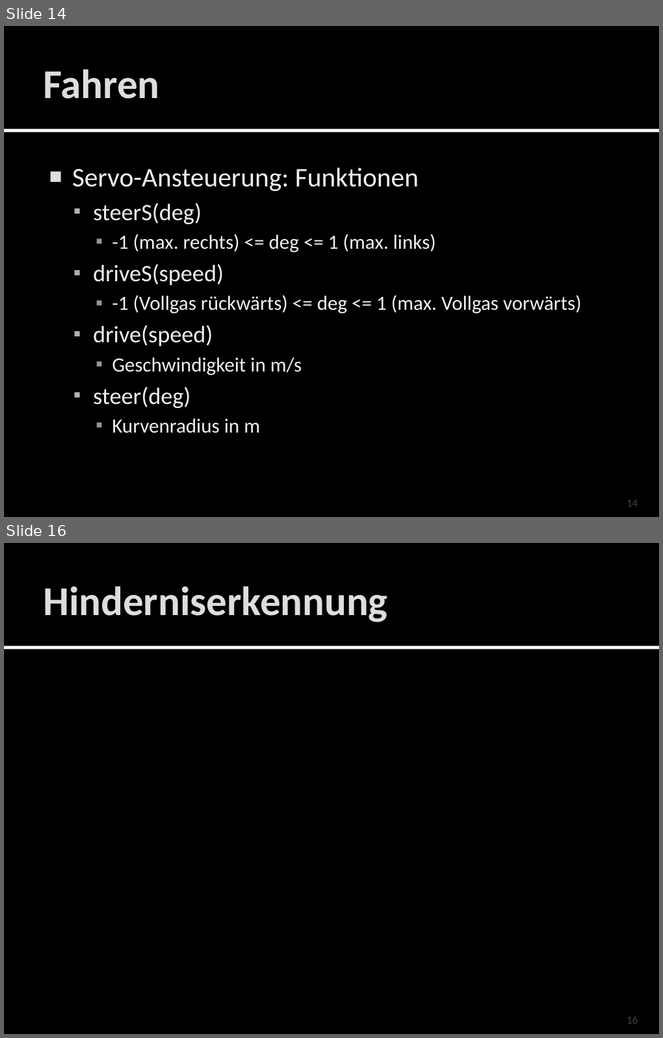
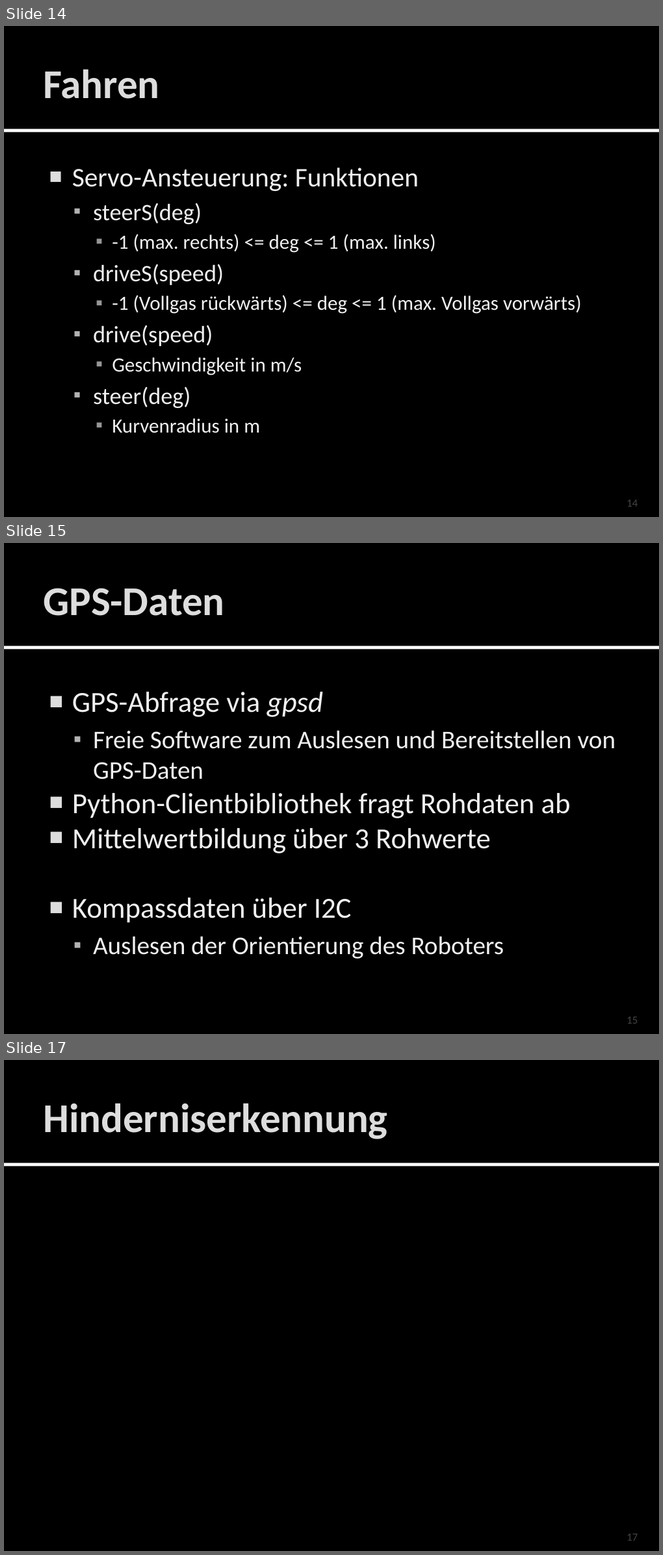
Before and after one commit to Xjs/robotik, a slide deck: GPS auf Rädern.pptx. Shown one above the other, each under a label of ours: slides 14 and 16 before the commit, slides 14, 15 and 17 after it; the slides between them are not shown. The pictures are 663x1038 and 663x1555 pixels, drawn with LibreOffice and Linux fonts; fonts in the diff are those of the drawing. Boxes give left, top, right and bottom in pixels: in the first picture for what was removed or moved away, otherwise in the second. Text is boxed around its words. In the diff, an @@ line names an element or a change of style, - is before the commit and + after.

Commit message:
Praesentation: Navigation hinzugefuegt

```diff
--- a/GPS auf Rädern.pptx
+++ b/GPS auf Rädern.pptx
@@ slide 15 added at bbox=[4, 543, 659, 1034], background #000000; not listed: 2 template elements that a slide beside it also shows @@
@@ title added at bbox=[43, 588, 224, 616], 45 pt, text #DDDDDD, bold @@
+GPS-Daten
@@ text added at bbox=[72, 692, 616, 959], 32 pt, text #F0F0F0 @@
+■ GPS-Abfrage via gpsd
+  ▪ Freie Software zum Auslesen und Bereitstellen von GPS-Daten
+■ Python-Clientbibliothek fragt Rohdaten ab
+■ Mittelwertbildung über 3 Rohwerte
+■ Kompassdaten über I2C
+  ▪ Auslesen der Orientierung des Roboters
@@ page number added at bbox=[627, 1017, 638, 1024], 12 pt, text #454545 @@
+15
@@ what was slide 16 is now slide 17 @@
@@ page number at bbox=[627, 1534, 638, 1541]: text changed @@
-16
+17
```
